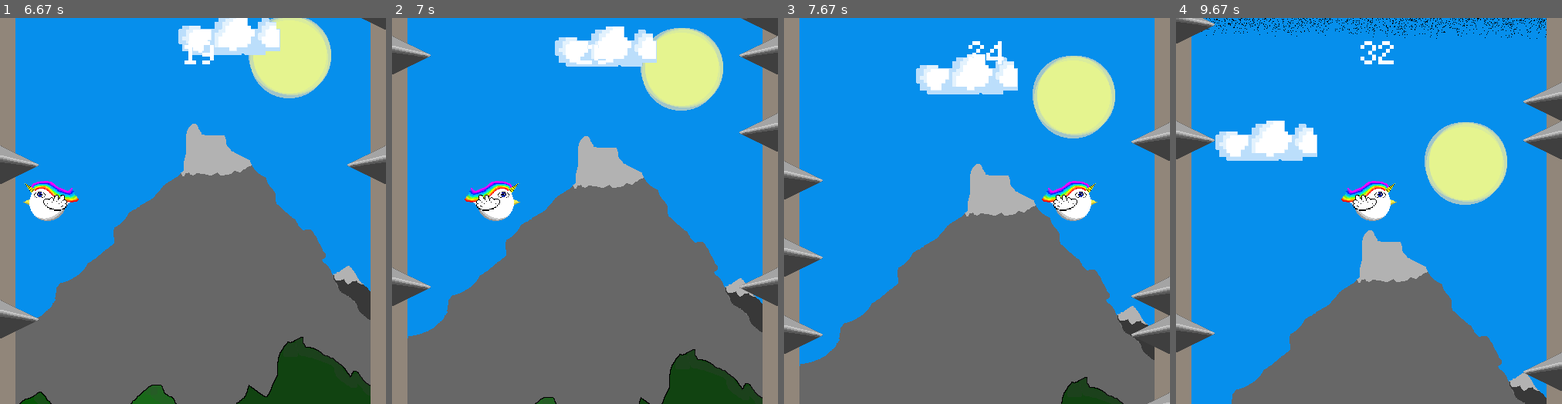
Above: before the commit, frames 1-4 (left to right).
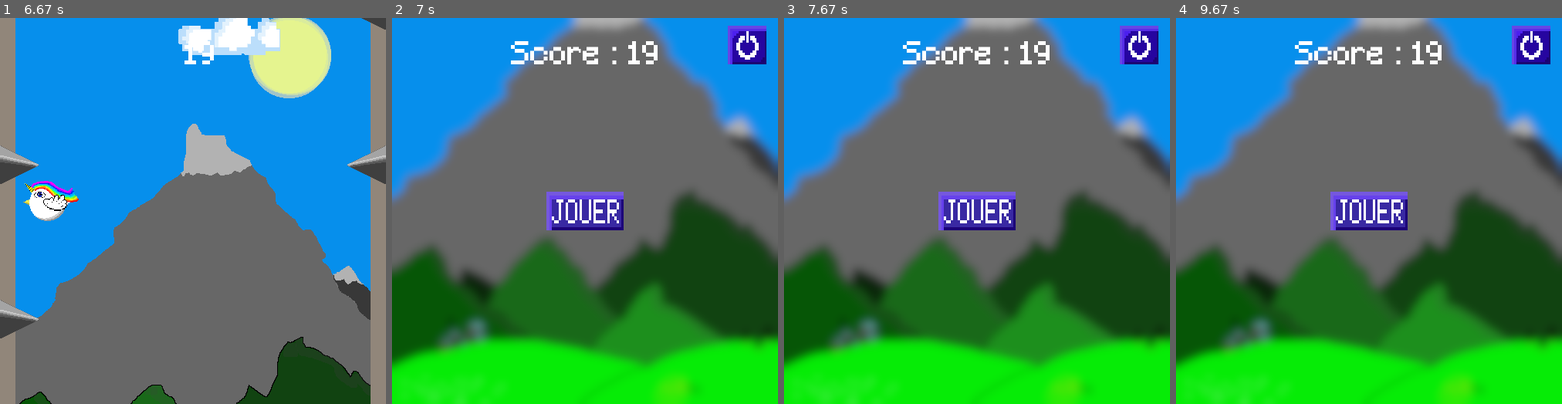
Above: after the commit, the same moments.

Repository: Wissi00/Projet-CMI
Game: pygame game, started from Main.py
Two runs of this game, one before a commit and one after it. Both use one fixed random seed, a clock stepped at 60 frames per second and the inputs below.
Inputs (mouse positions are in pixels of both pictures, inside the frame that each line leads up to):
- Up to frame 1 (6.67 s): click (193, 211) at 0.38 s; tap Space at 0.67, 1.07, 1.37, 1.57, 1.9, 2.2, 2.4, 2.7, 2.97, 3.3, 3.6, 3.73, 4.13, 4.43, 4.8, 5.7, 6, 6.2, 6.53 s
- Up to frame 2 (7 s): tap Space at 6.83 s
- Up to frame 3 (7.67 s): move the mouse to (892, 141) at 7 s; tap Space at 7.03, 7.33, 7.6 s
- Up to frame 4 (9.67 s): tap Space at 7.93, 8.23, 8.37, 8.77, 9.07, 9.43 s

Frame 1 is identical in both runs. In frame 2, 85% of the frame differs, in the area x 0-100%, y 0-100%; in frame 3, 85%; in frame 4, 89%.

Commit message:
remis les collisions

Diff:
--- a/Game.py
+++ b/Game.py
@@ -99,7 +99,7 @@
                         if inTriangle(murGauche.pics[iterateurPic].A,murGauche.pics[iterateurPic].B,murGauche.pics[iterateurPic].C, point)==True:
                             print(point)
                             print(Player1.x,Player1.y)
-                            #MenuLost(hauteur)
+                            MenuLost(hauteur)
                     #INCREMENTER L'ITERATEUR
                     iterateurPic += 1
         for murDroit in mursDroit:
@@ -115,7 +115,7 @@
                         if inTriangle(murDroit.pics[iterateurPic].A,murDroit.pics[iterateurPic].B,murDroit.pics[iterateurPic].C, point)==True:
                             print(point)
                             print(Player1.x,Player1.y)
-                            #MenuLost(hauteur)
+                            MenuLost(hauteur)
                     #INCREMENTER L'ITERATEUR
                     iterateurPic += 1
         if Player1.y>taille[1]:
